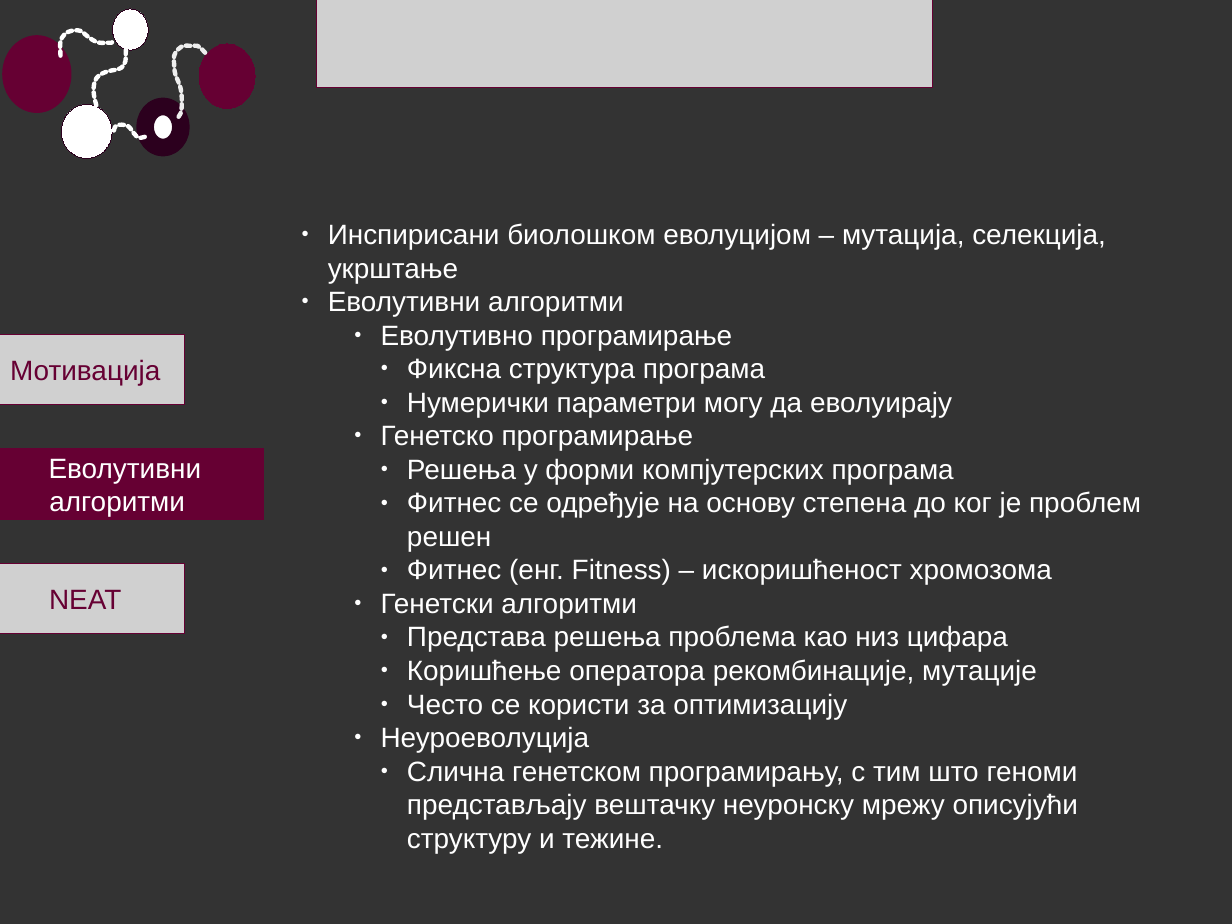
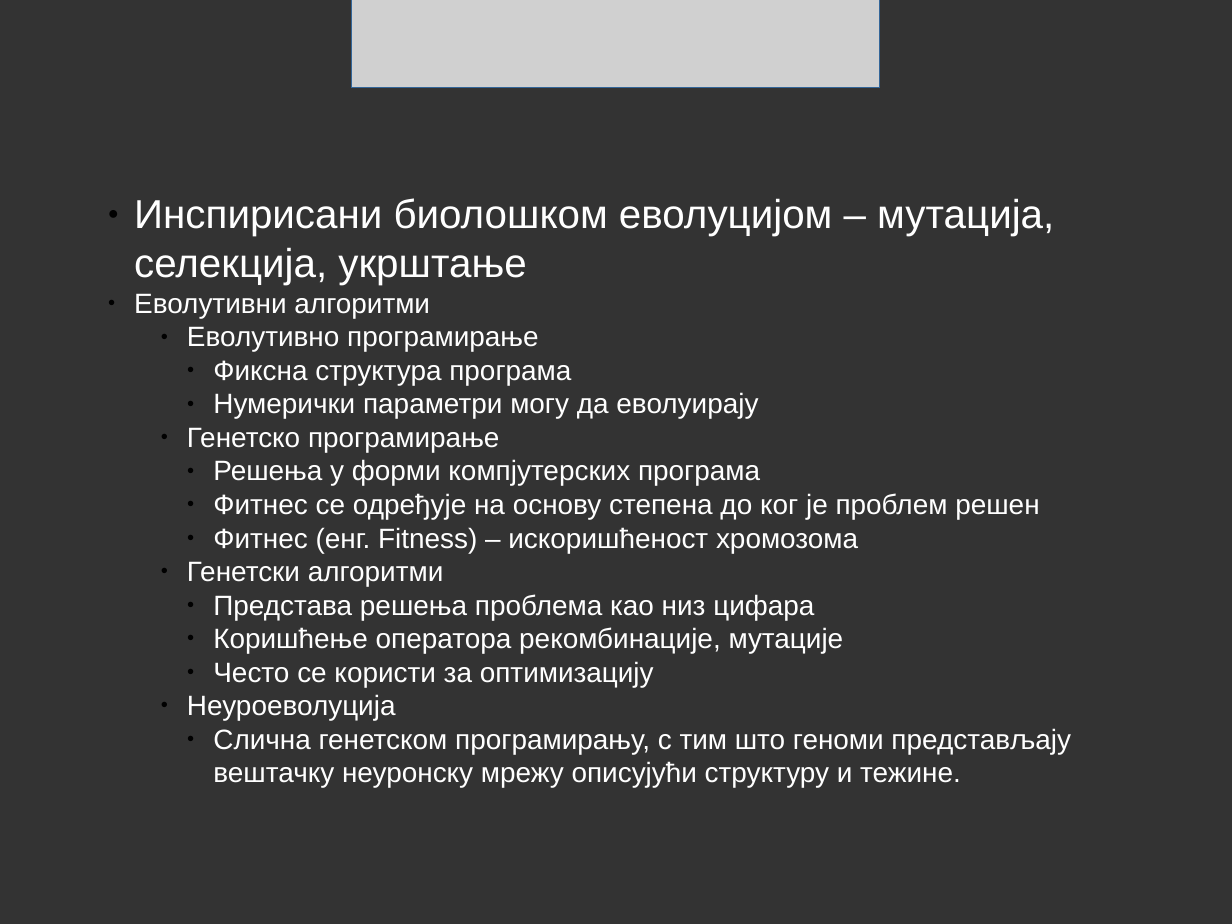
Before and after one commit to alien93/softProj, a slide deck: slide 4 of prezentacija/evolutivni_algoritmi.odp (slide 12 before the commit). Drawn at 1232x924 pixels with LibreOffice and Linux fonts; fonts in the diff are those of the drawing; grey boxes stand for pictures. Boxes give left, top, right and bottom in pixels: in the first picture for what was removed or moved away, otherwise in the second. Text is boxed around its words. In the diff, an @@ line names an element or a change of style, - is before the commit and + after.

```diff
--- a/prezentacija/evolutivni_algoritmi.odp
+++ b/prezentacija/evolutivni_algoritmi.odp
@@ freeform shape removed at bbox=[59, 29, 114, 55] @@
@@ ellipse removed at bbox=[113, 9, 149, 50] @@
@@ picture: place and size @@
-picture at bbox=[316, 0, 932, 88]
+picture at bbox=[352, 0, 880, 88]
@@ ellipse removed at bbox=[9, 41, 65, 106] @@
@@ freeform shape removed at bbox=[94, 49, 127, 107] @@
@@ freeform shape removed at bbox=[173, 45, 207, 117] @@
@@ ellipse removed at bbox=[199, 44, 255, 108] @@
@@ ellipse removed at bbox=[61, 104, 112, 158] @@
@@ ellipse removed at bbox=[145, 106, 181, 148] @@
@@ freeform shape removed at bbox=[114, 123, 148, 138] @@
@@ text "Инспирисани биолошком еволуцијом – мутација, ...": place and size @@
-text "Инспирисани биолошком еволуцијом – мутација, ..." at bbox=[328, 223, 1141, 853]
+text "Инспирисани биолошком еволуцијом – мутација, ..." at bbox=[134, 198, 1071, 787]
@@ text "Инспирисани биолошком еволуцијом – мутација, ..." at bbox=[134, 198, 1071, 787]: size 18 to 26 pt in "Инспирисани биолошком еволуцијом – мутација, селекција, укрш ..."; bullet colour #FFFFFF to #000000 @@
@@ picture removed at bbox=[0, 334, 186, 405] @@
-Мотивација
@@ rectangle removed at bbox=[0, 449, 264, 520] @@
-Еволутивни
-алгоритми
@@ picture removed at bbox=[0, 563, 186, 634] @@
-NEAT
```
Also in this commit, not shown: 9 other slides changed, 3 slides added, 13 slides removed, 6 other files.
